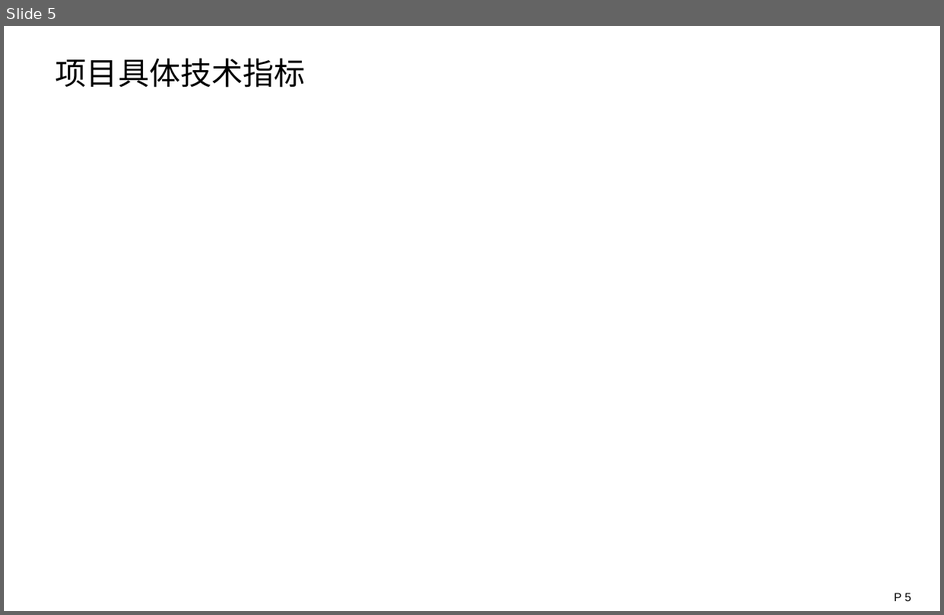
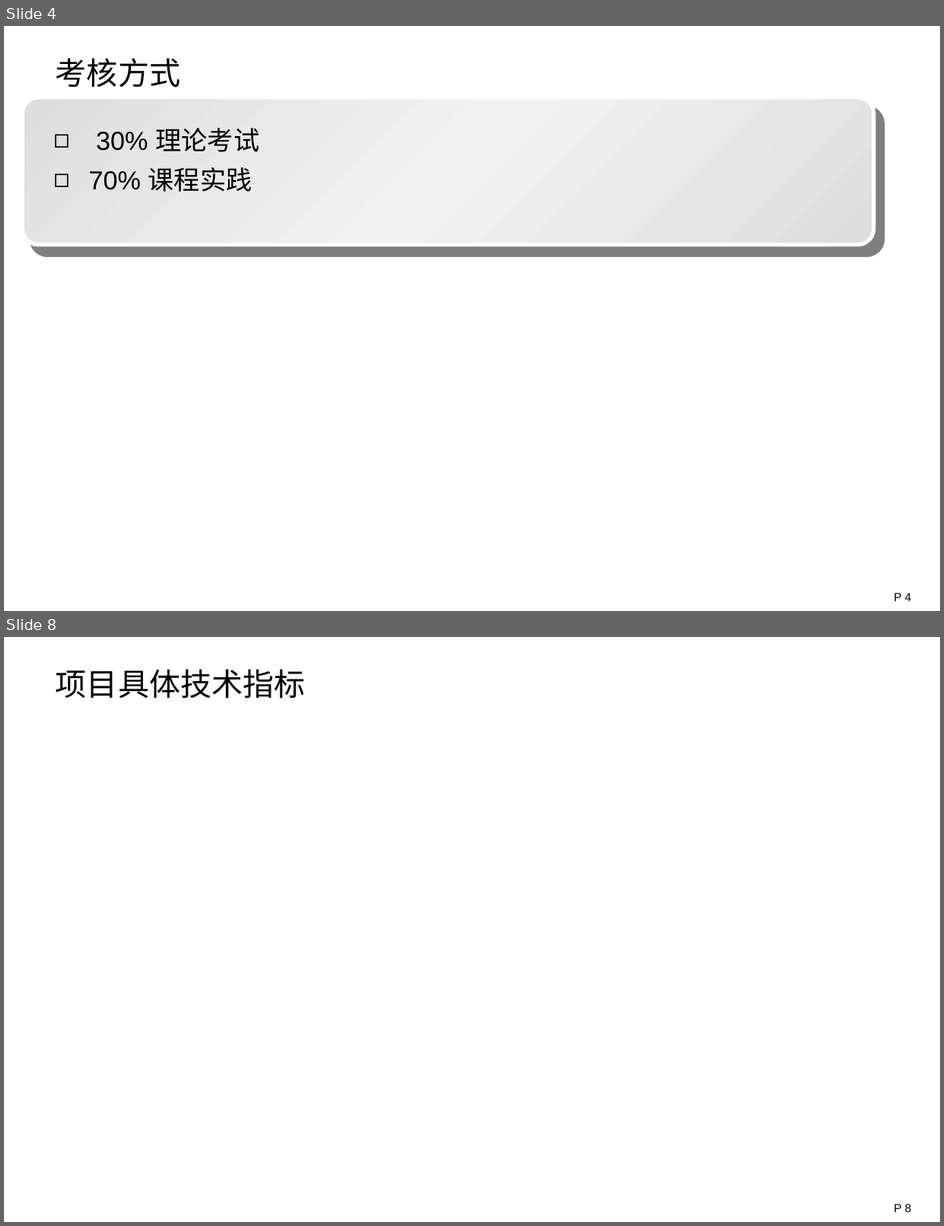
Before and after one commit to XiaosuLiao/p_course, a slide deck: Python课件.pptx. Shown one above the other, each under a label of ours: slide 5 before the commit, slides 4 and 8 after it; the slides between them are not shown. The pictures are 944x615 and 944x1226 pixels, drawn with LibreOffice and Linux fonts; fonts in the diff are those of the drawing; background and template pictures are left out. Boxes give left, top, right and bottom in pixels: in the first picture for what was removed or moved away, otherwise in the second. Text is boxed around its words. In the diff, an @@ line names an element or a change of style, - is before the commit and + after.

```diff
--- a/Python课件.pptx
+++ b/Python课件.pptx
@@ slide 4 added at <box>4,26,940,611</box>, background #FFFFFF; not listed: 1 template element that a slide beside it also shows @@
@@ title added at <box>56,58,180,88</box>, 24 pt, text #000000 @@
+考核方式
@@ rounded rectangle added at <box>23,97,875,244</box>, fill gradient #DDDDDD to #F3F3F3, outline #FFFFFF 3 pt @@
@@ text added at <box>89,128,259,192</box>, 20 pt, text #000000 @@
+◻ 30% 理论考试
+◻ 70% 课程实践
@@ what was slide 5 is now slide 8 @@
@@ page number at <box>894,1204,912,1212</box>: text changed @@
-P 5
+P 8
```
Also in this commit, not shown: 4 slides changed, 2 other slides added, 2 other files.
